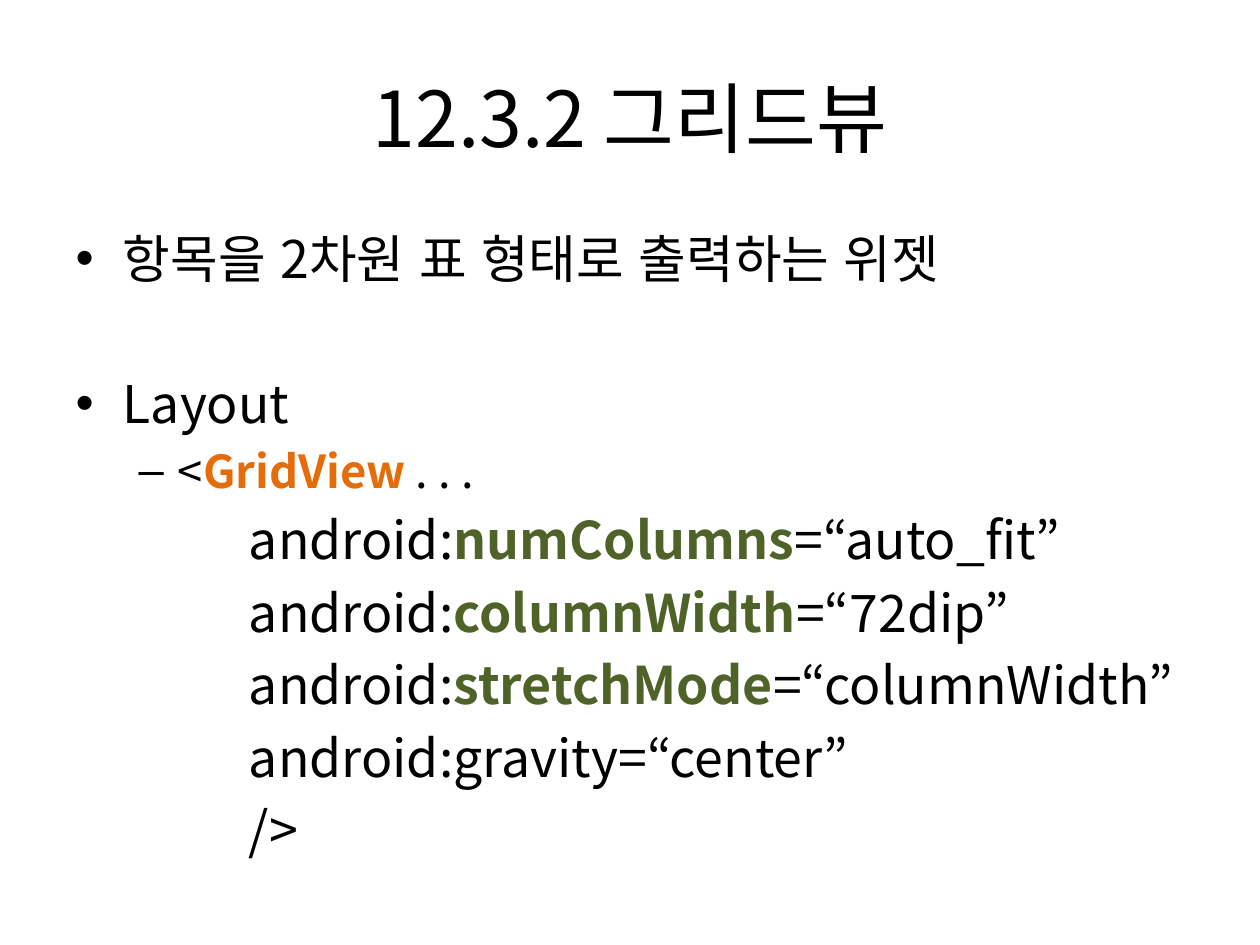
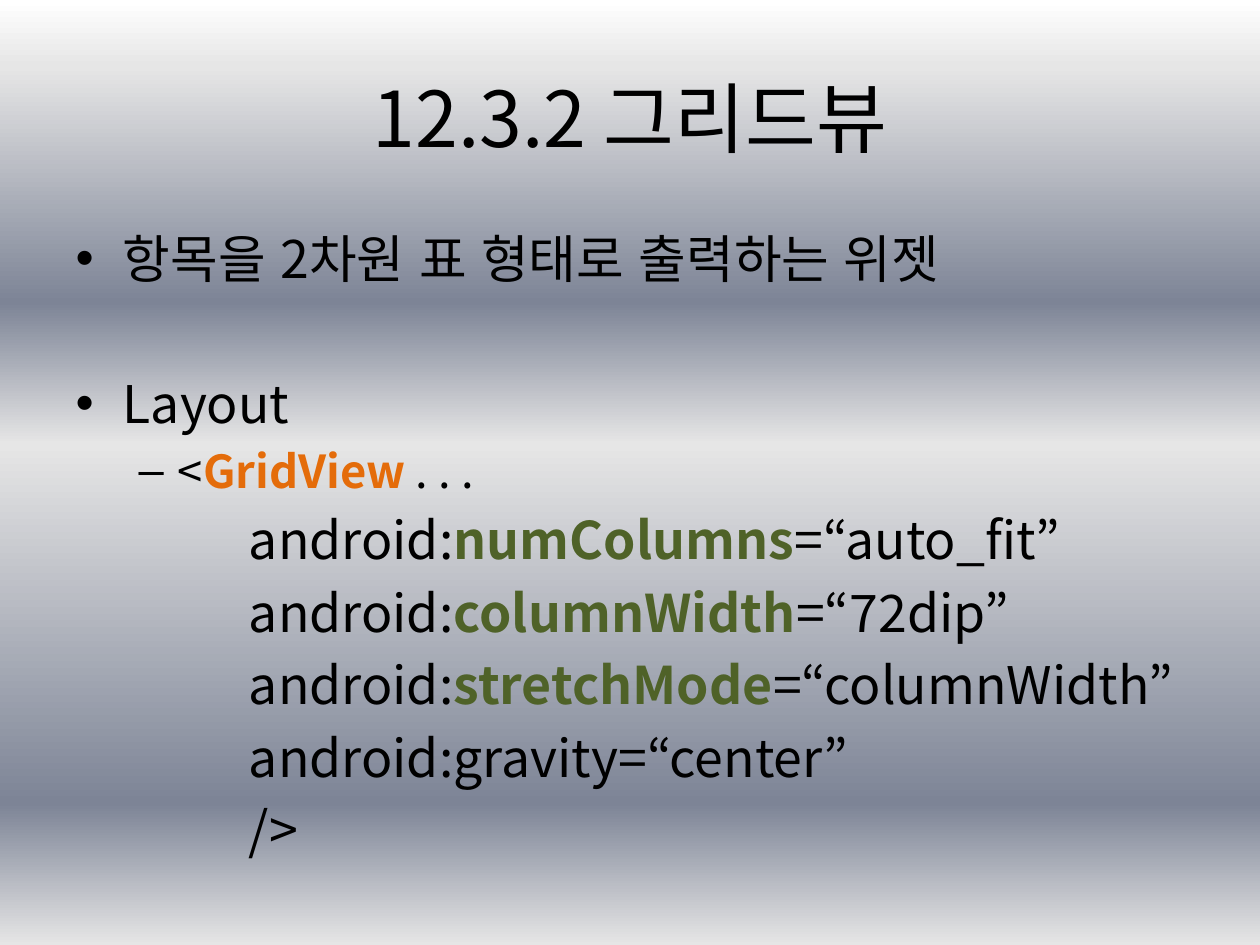
Before and after one commit to dummyFirst/NHK_Japanese, a slide deck: slide 22 of Android/안드로이드 프로그래밍 정복/Chapter12 어댑터뷰.pptx (slide 21 before the commit). Drawn at 1260x945 pixels with LibreOffice and Linux fonts; fonts in the diff are those of the drawing. Boxes give left, top, right and bottom in pixels: in the first picture for what was removed or moved away, otherwise in the second. Text is boxed around its words. In the diff, an @@ line names an element or a change of style, - is before the commit and + after.

```diff
--- a/Android/안드로이드 프로그래밍 정복/Chapter12 어댑터뷰.pptx
+++ b/Android/안드로이드 프로그래밍 정복/Chapter12 어댑터뷰.pptx
@@ background #FFFFFF to gradient #FFFFFF to #E6E6E6 to #7D8496 @@
```
Also in this commit, not shown: 8 other slides changed, 2 slides added, 1 slide removed.
